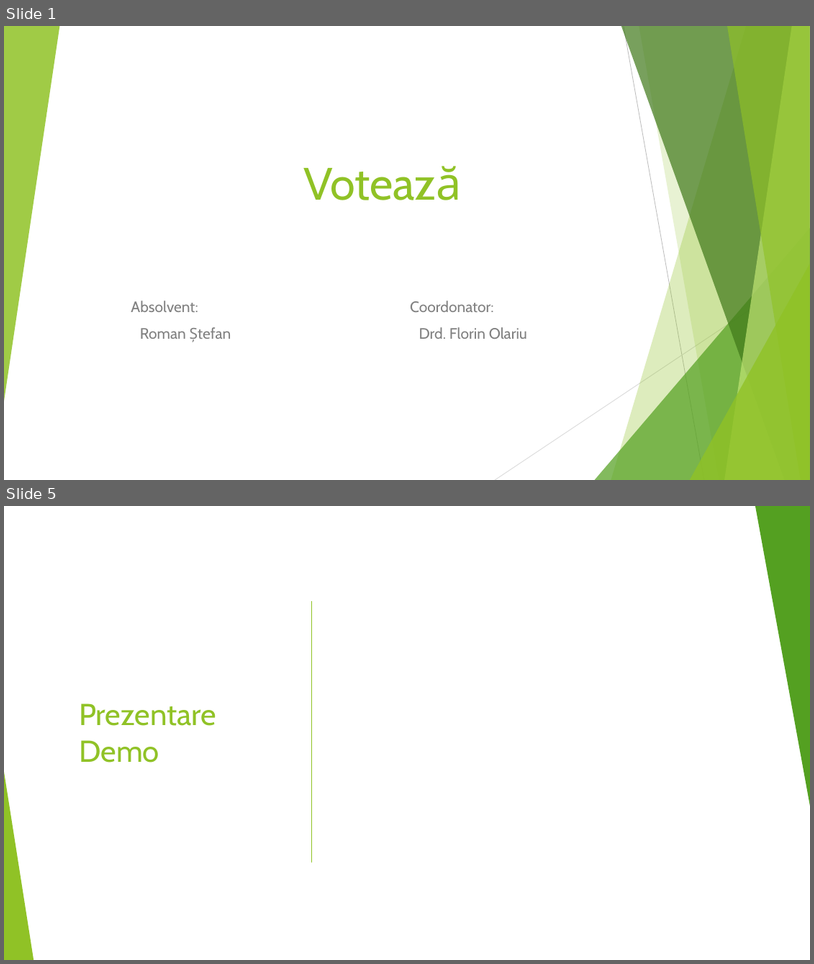
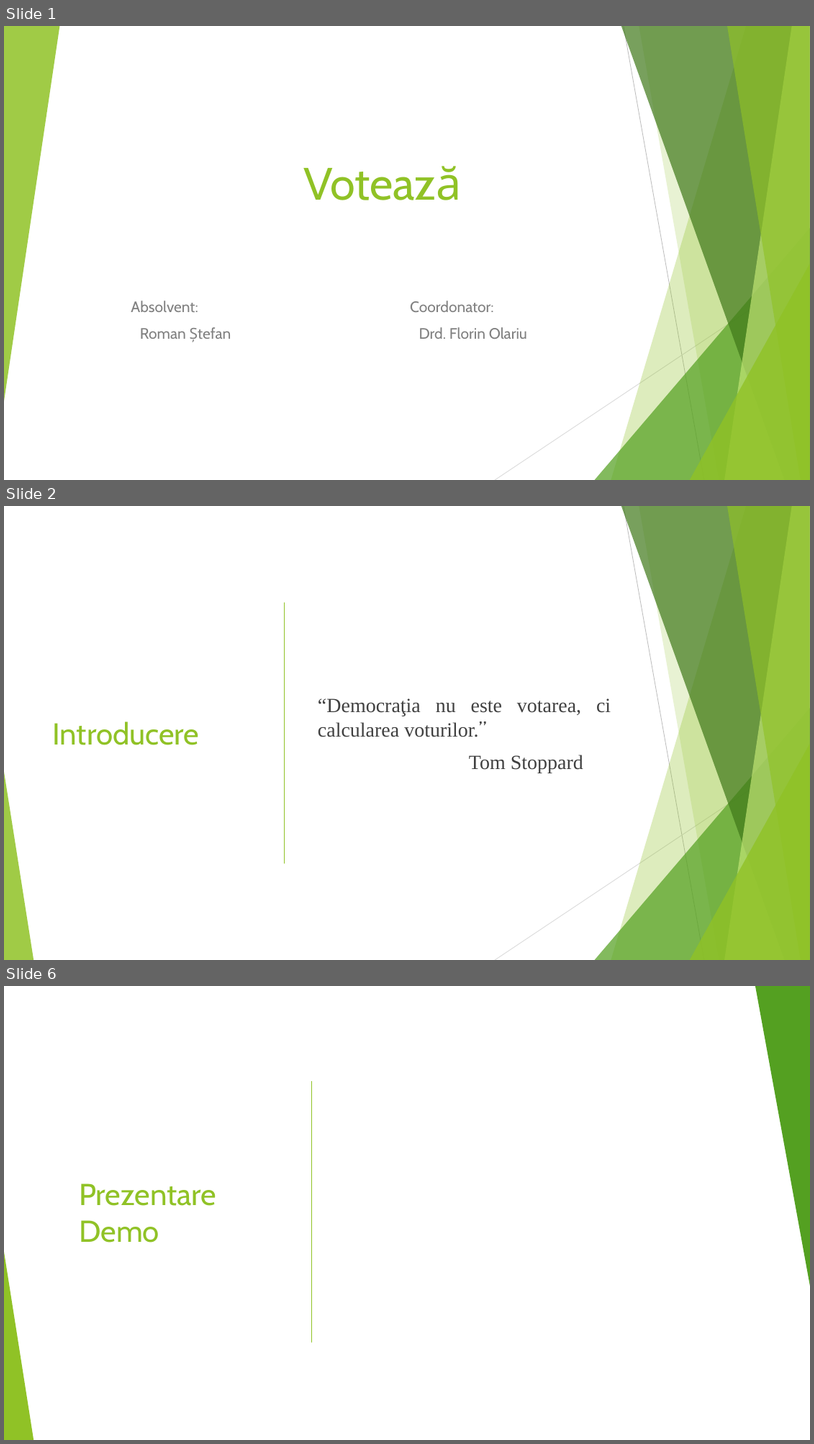
Before and after one commit to RomanStefan/VoteIT, a slide deck: Licenta2019RomanStefan/VoteIT.pptx. Shown one above the other, each under a label of ours: slides 1 and 5 before the commit, slides 1, 2 and 6 after it; the slides between them are not shown. The pictures are 814x964 and 814x1444 pixels, drawn with LibreOffice and Linux fonts; fonts in the diff are those of the drawing. Boxes give left, top, right and bottom in pixels: in the first picture for what was removed or moved away, otherwise in the second. Text is boxed around its words. In the diff, an @@ line names an element or a change of style, - is before the commit and + after.

```diff
--- a/Licenta2019RomanStefan/VoteIT.pptx
+++ b/Licenta2019RomanStefan/VoteIT.pptx
@@ slide 2 added at (4,506,810,960), background #FFFFFF; not listed: 10 template elements that a slide beside it also shows @@
@@ line added from (285, 602) to (285, 863), #90C226 1 pt @@
@@ text added at (318,698,611,773), 24 pt, text #404040 @@
+“Democraţia nu este votarea, ci calcularea voturilor.”
+Tom Stoppard
@@ title added at (52,721,199,745), 36 pt, text #90C226 @@
+Introducere
@@ what was slide 5 is now slide 6 @@
```
Also in this commit, not shown: 3 slides changed, 1 other slide added, 1 slide removed, 13 other files.
